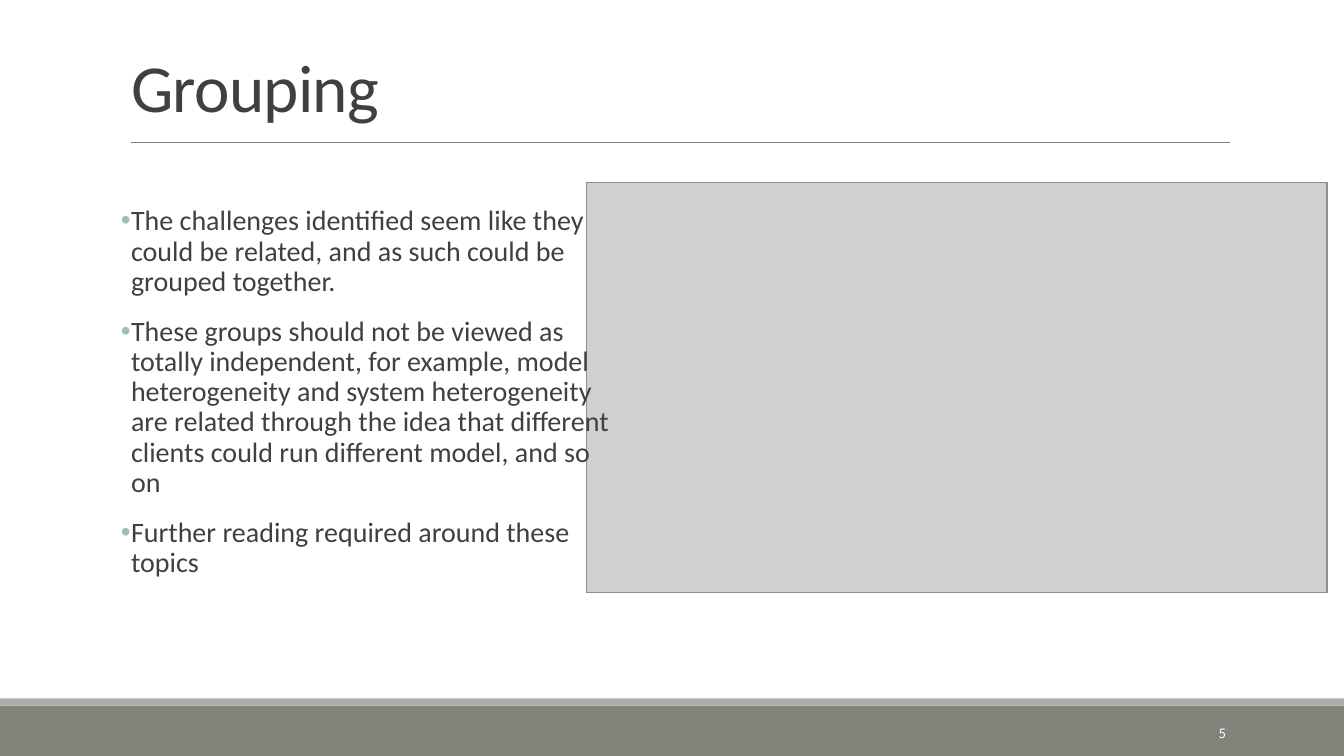
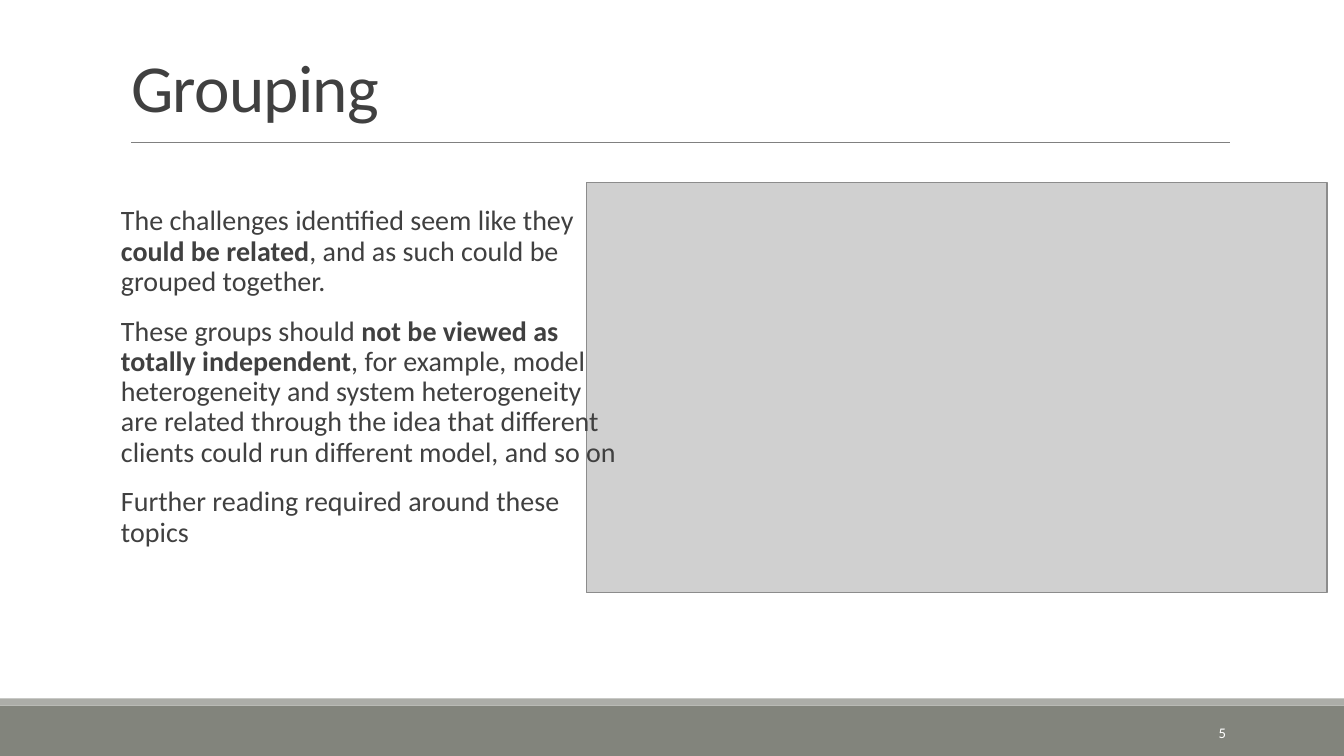
Before and after one commit to ofithcheallaigh/phd, a slide deck: slide 5 of Presentations/Supervisor Meetings/2024/20240426.pptx. Drawn at 1344x756 pixels with LibreOffice and Linux fonts; fonts in the diff are those of the drawing; grey boxes stand for pictures; background and template pictures are left out. Boxes give left, top, right and bottom in pixels: in the first picture for what was removed or moved away, otherwise in the second. Text is boxed around its words. In the diff, an @@ line names an element or a change of style, - is before the commit and + after.

Commit message:
No real change to info, just formatting

```diff
--- a/Presentations/Supervisor Meetings/2024/20240426.pptx
+++ b/Presentations/Supervisor Meetings/2024/20240426.pptx
@@ text "The challenges identified seem like ..." at (121, 210, 616, 547): bold on in "could be related,", "not be viewed as totally independent,"; bullet • to none @@
```
Also in this commit, not shown: 3 other slides changed.
